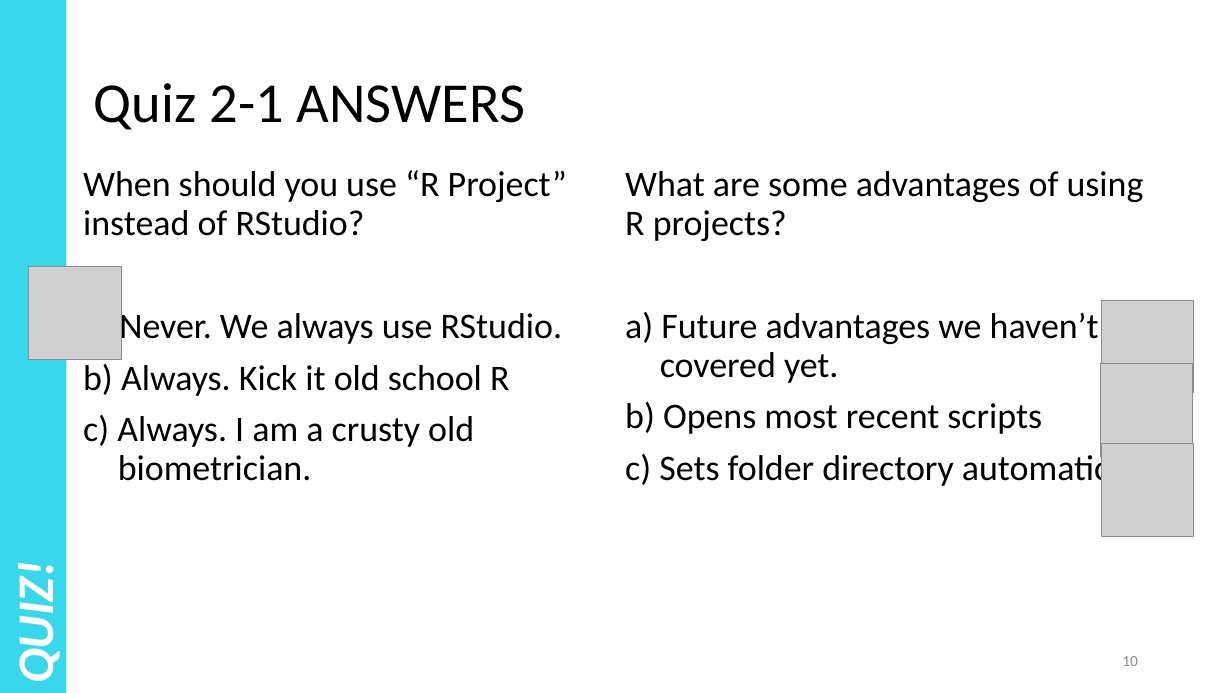
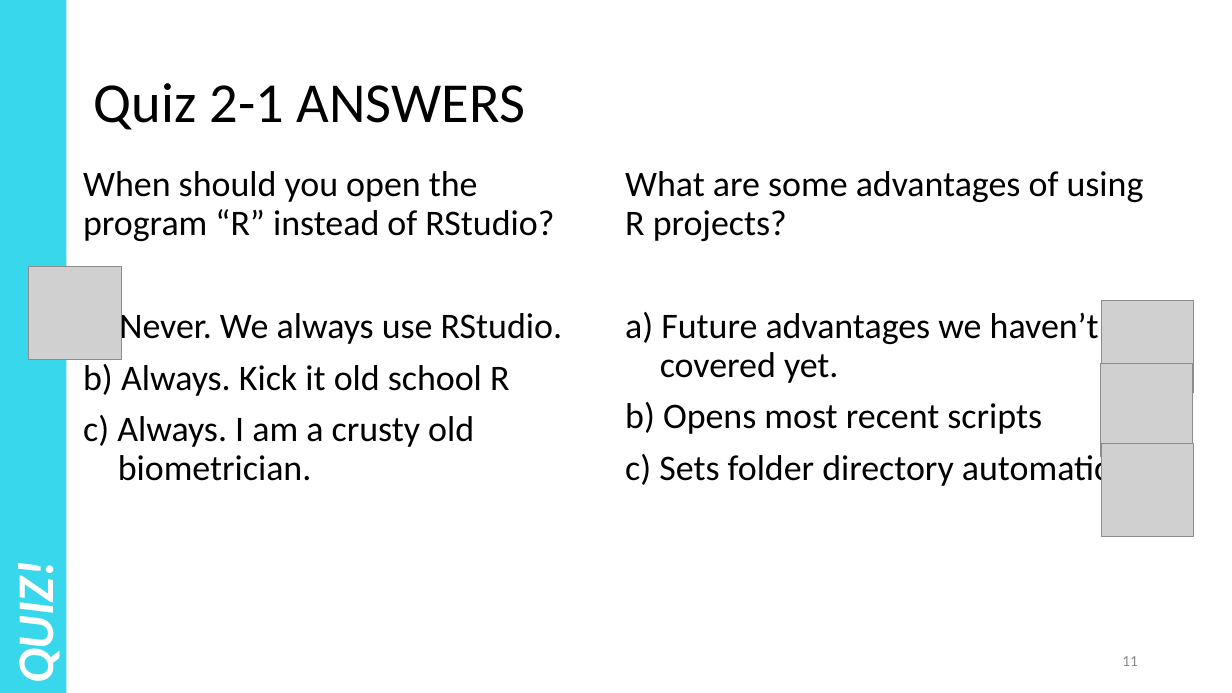
Before and after one commit to justinpriest/ADFG_R_Intro_Workshop, a slide deck: slide 11 of presentations/2 - About R and RStudio.pptx (slide 10 before the commit). Drawn at 1232x693 pixels with LibreOffice and Linux fonts; fonts in the diff are those of the drawing; grey boxes stand for pictures. Boxes give left, top, right and bottom in pixels: in the first picture for what was removed or moved away, otherwise in the second. Text is boxed around its words. In the diff, an @@ line names an element or a change of style, - is before the commit and + after.

```diff
--- a/presentations/2 - About R and RStudio.pptx
+++ b/presentations/2 - About R and RStudio.pptx
@@ text at bbox=[83, 171, 554, 241]: text changed @@
-When should you use “R Project” instead of RStudio?
+When should you open the program “R” instead of RStudio?
@@ page number at bbox=[1122, 656, 1138, 666]: text changed @@
-10
+11
```
Also in this commit, not shown: 3 other slides changed, 1 slide added, 1 other file.
